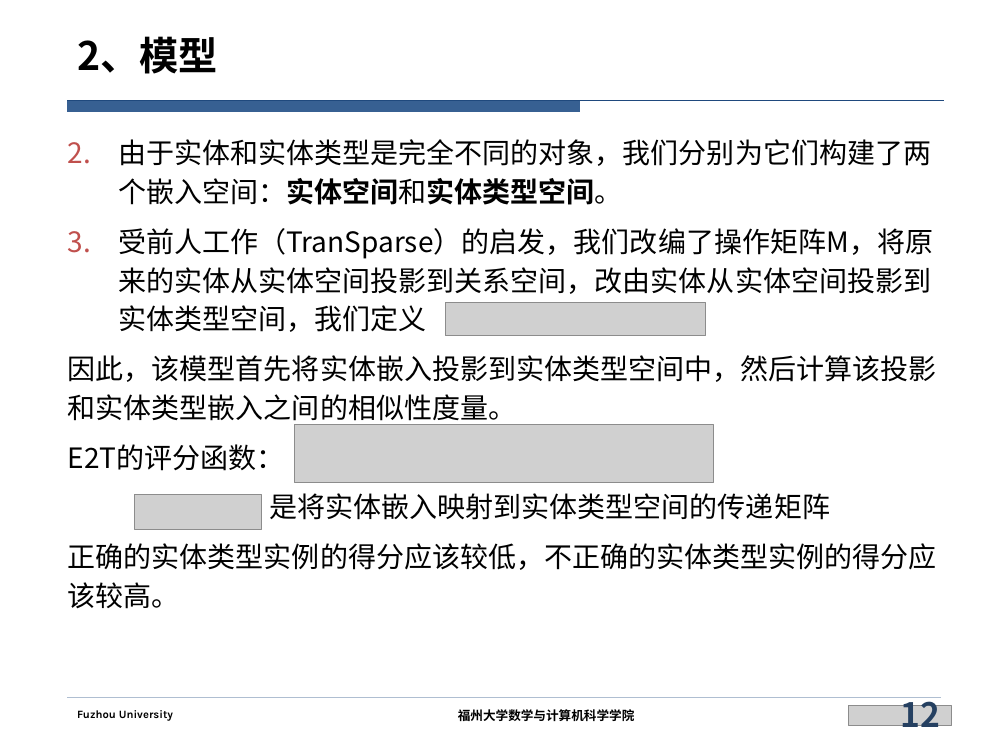
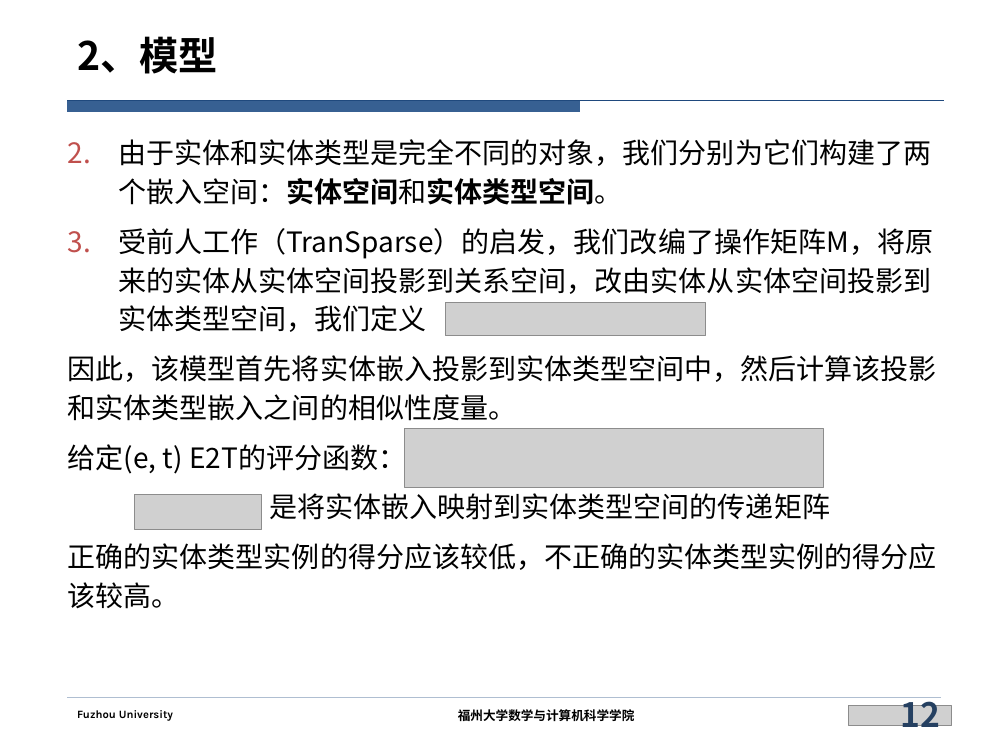
Before and after one commit to siberia0015/Paper-Report, a slide deck: slide 12 of 实验室/ConnectE/ConnectE.pptx. Drawn at 1008x756 pixels with LibreOffice and Linux fonts; fonts in the diff are those of the drawing; grey boxes stand for pictures; background and template pictures are left out. Boxes give left, top, right and bottom in pixels: in the first picture for what was removed or moved away, otherwise in the second. Text is boxed around its words. In the diff, an @@ line names an element or a change of style, - is before the commit and + after.

```diff
--- a/实验室/ConnectE/ConnectE.pptx
+++ b/实验室/ConnectE/ConnectE.pptx
@@ text at box(68, 440, 406, 476): text changed @@
-E2T的评分函数：
+给定(e, t) E2T的评分函数：
@@ picture: place and size @@
-picture at box(294, 424, 714, 483)
+picture at box(404, 428, 824, 487)
```
Also in this commit, not shown: 3 other slides changed.
